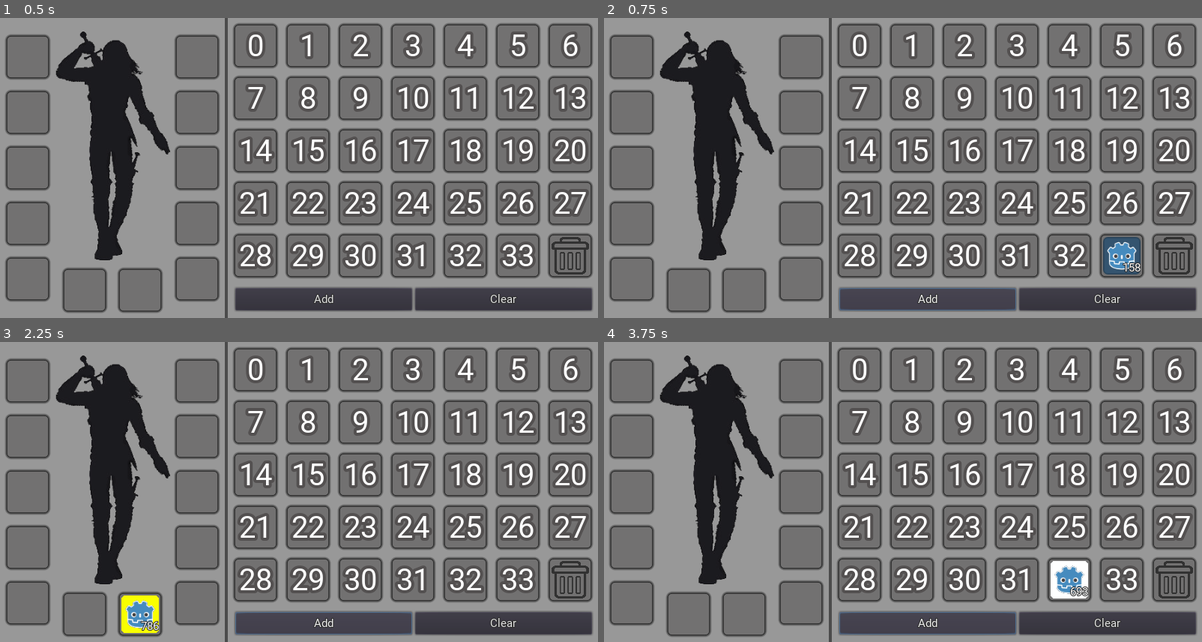
Above: before the commit, frames 1-4 (two rows, left to right).
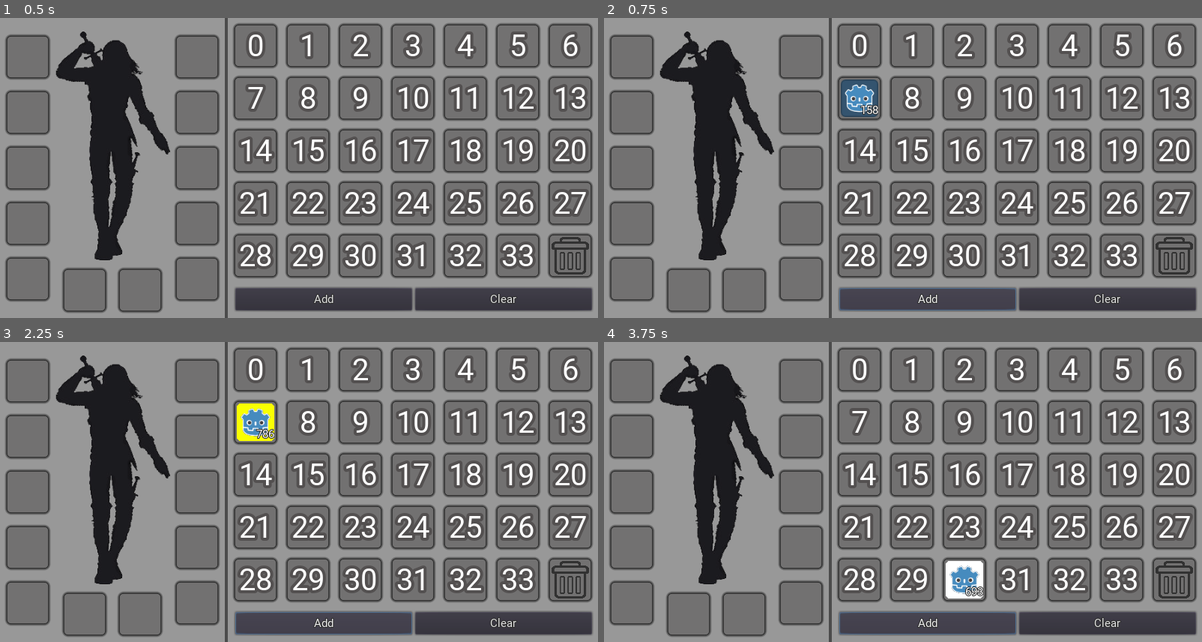
Above: after the commit, the same moments.

Repository: holyslav/InventoryGodot
Game: Godot game, scene res://scenes/Main.tscn
Same seed, same stepped clock (60 frames per second), same inputs: the game is played once before the commit and once after it.
Inputs:
- Up to frame 1 (0.5 s): no input
- Up to frame 2 (0.75 s): click "Add" at 0.5 s
- Up to frame 3 (2.25 s): click "Clear" at 1.25 s; click "Add" at 2 s
- Up to frame 4 (3.75 s): click "Clear" at 2.75 s; click "Add" at 3.5 s

Frame 1 is identical in both runs. In frame 2, 1.5% of the frame differs, in the area x 39-90%, y 20-86%; in frame 3, 1.5%, in the area x 20-46%, y 20-97%; in frame 4, 1.5%.

Commit message:
Possible endless loop fixes

Diff:
--- a/scenes/Main.tscn
+++ b/scenes/Main.tscn
@@ -70,16 +70,14 @@
 	return false
 
 func get_empty_slot(): #Метод получения случайной пустой ячеки
-	var slot = null
+	var rand_slot = null
 	if has_empty_slot():
-		#Обязательно нужно проверить, что у нас есть пустые ячейки
-		#Иначе при полном инвентаре будет бесконечный цикл при полном инвентаре и игра зависнет
-		while slot == null: #Ищем случайную пустую ячейку, пока не найдём
-			var temp_slot = slots[(rng.randi_range(0, slots.size()-1))]
-			if temp_slot.empty() and temp_slot.cur_act != temp_slot.Actions.TRASH:
-				slot = temp_slot
-				break
-	return slot
+		var empty_slots = [] #Массив пустых слотов
+		for slot in slots: #Перебираем все слоты и ищем пустые и слоты с недопустимыми экшенами
+			if slot.empty() and slot.cur_act != slot.Actions.TRASH:
+				empty_slots.push_back(slot)
+		rand_slot = empty_slots[(rng.randi_range(0, empty_slots.size()-1))] #выбираем случайный слот из пустых
+	return rand_slot
 
 func add_item(): #Слот добавления случайного предмета, который подключен к кнопке
 	var slot = get_empty_slot()
Not shown: 3 places in scenes/Main.tscn that only renumber resources
